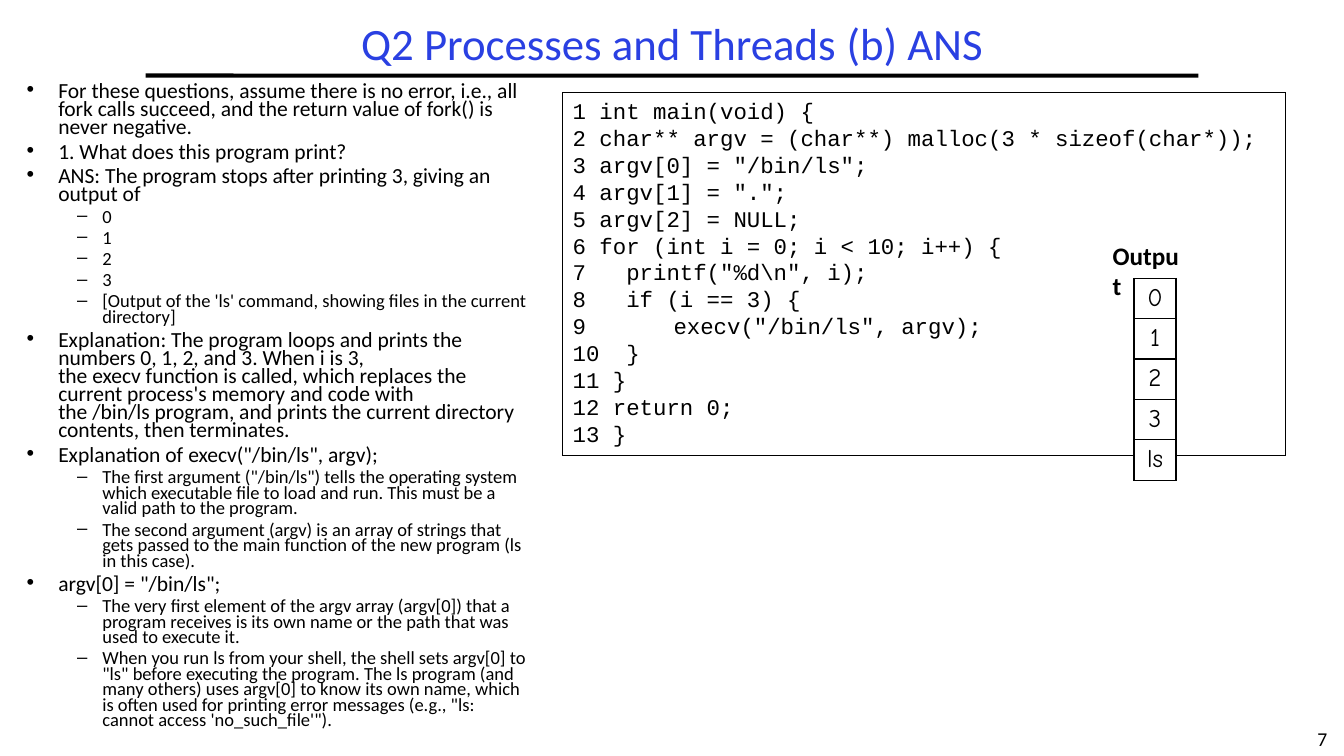
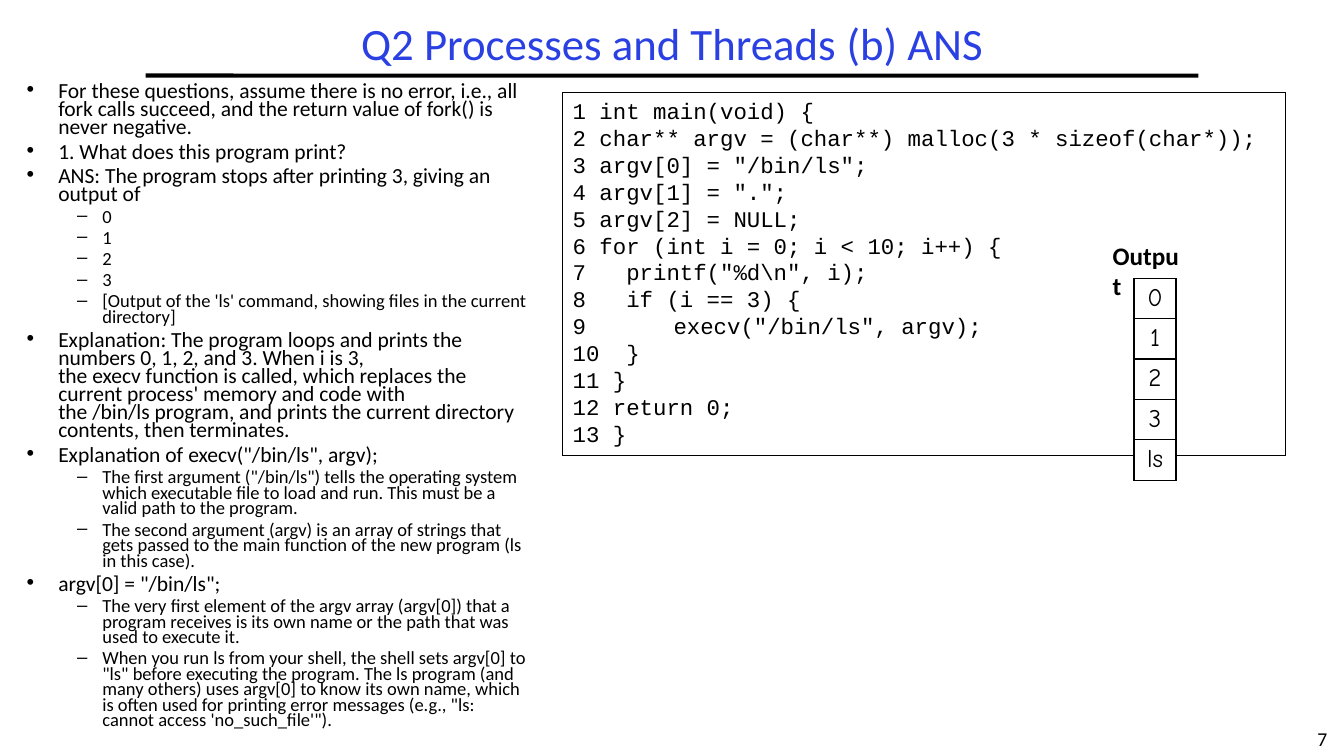
Before and after one commit to guhofstra/CSC256Fa25, a slide deck: slide 7 of PPTs/Exam/CSC256 Midterm Exam ANS Fa2025.pptx. Drawn at 1344x756 pixels with LibreOffice and Linux fonts; fonts in the diff are those of the drawing. Boxes give left, top, right and bottom in pixels: in the first picture for what was removed or moved away, otherwise in the second. Text is boxed around its words. In the diff, an @@ line names an element or a change of style, - is before the commit and + after.

```diff
--- a/PPTs/Exam/CSC256 Midterm Exam ANS Fa2025.pptx
+++ b/PPTs/Exam/CSC256 Midterm Exam ANS Fa2025.pptx
@@ text at [58,332,514,440]: text changed @@
-• Explanation: The program loops and prints the numbers 0, 1, 2, and 3. When i is 3, the execv function is called, which replaces the current process's memory and code with the /bin/ls program, and prints the current directory contents, then terminates.
+• Explanation: The program loops and prints the numbers 0, 1, 2, and 3. When i is 3, the execv function is called, which replaces the current process' memory and code with the /bin/ls program, and prints the current directory contents, then terminates.
```
Also in this commit, not shown: 6 other slides changed, 1 slide added, 2 other files.
